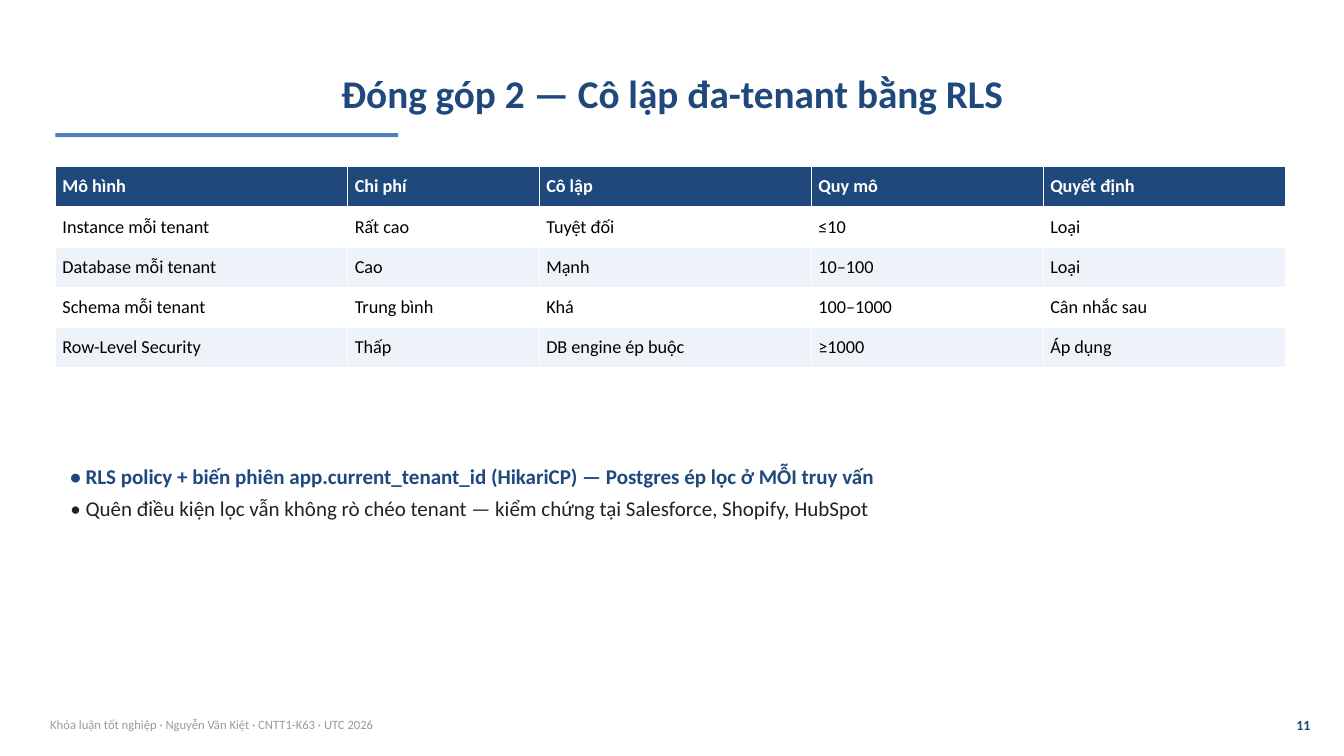
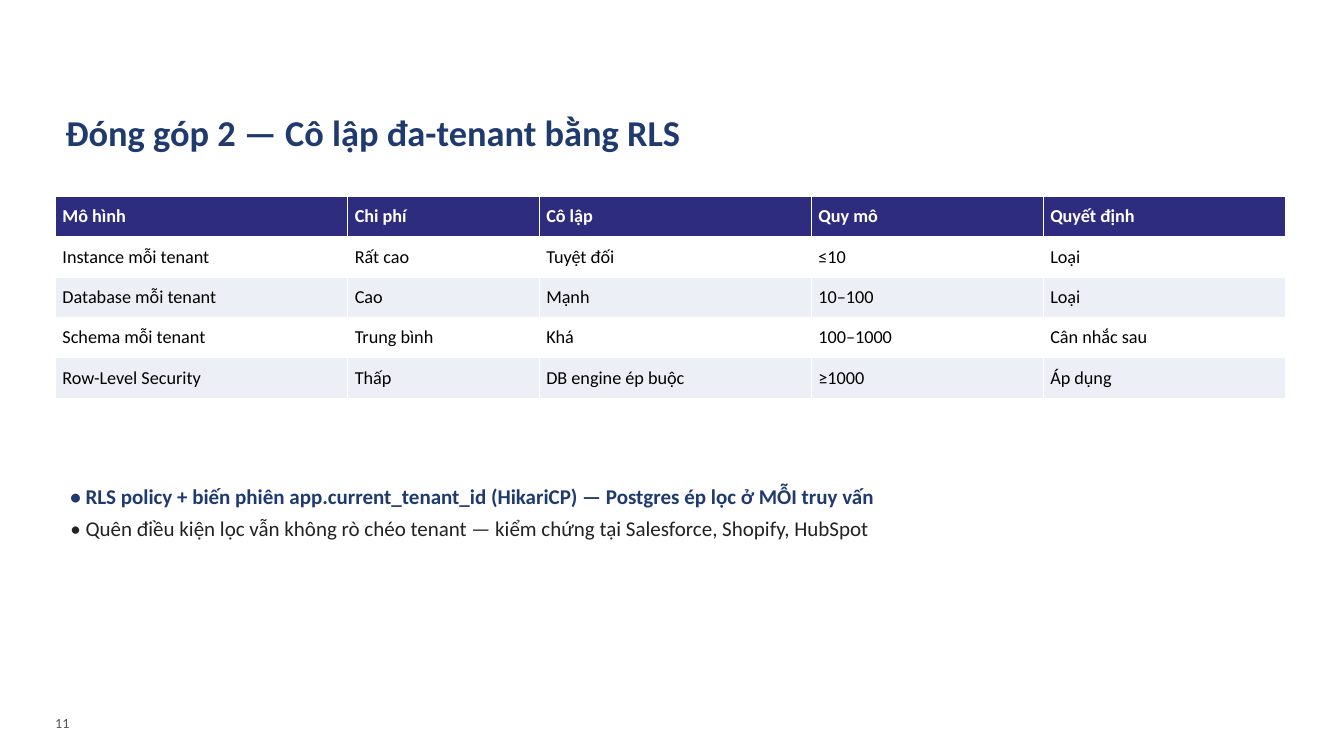
Before and after one commit to VictorAurelius/2026-Kite-Class-Platform, a slide deck: slide 11 of documents/08-thesis/defense/KiteHub-baove-khoaluan-20slide.pptx. Drawn at 1344x756 pixels with LibreOffice and Linux fonts; fonts in the diff are those of the drawing; background and template pictures are left out. Boxes give left, top, right and bottom in pixels: in the first picture for what was removed or moved away, otherwise in the second. Text is boxed around its words. In the diff, an @@ line names an element or a change of style, - is before the commit and + after.

Commit message:
docs(thesis): defense deck v3 — áp thiết kế template UTC + bỏ phụ lục
- Áp 3 ảnh nền template UTC (bìa ảnh trường / nội dung band xanh + logo /
  kết thúc header) vào background cấp slide; tiêu đề đặt dưới band
- Bỏ toàn bộ phụ lục — nội dung trình bày hết ở 22 slide chính
- Verify thị giác bằng mini-renderer PIL (LibreOffice WSL hỏng): bìa + nội
  dung + section đều đúng layout, 0 overflow, 18 ảnh figure thật

```diff
--- a/documents/08-thesis/defense/KiteHub-baove-khoaluan-20slide.pptx
+++ b/documents/08-thesis/defense/KiteHub-baove-khoaluan-20slide.pptx
@@ text "Đóng góp 2 — Cô ...": place and size @@
-text "Đóng góp 2 — Cô ..." at <box>341,76,1003,115</box>
+text "Đóng góp 2 — Cô ..." at <box>65,116,680,153</box>
@@ text "Đóng góp 2 — Cô ..." at <box>65,116,680,153</box>: size 28 to 26 pt, text colour #1F497D to #1F3A6E; alignment centre to left; vertical alignment middle to top @@
@@ rectangle removed at <box>55,133,398,137</box> @@
@@ table at <box>55,197,1286,398</box> @@
@@ fill #1F497D to #2E2C7E in row 1 @@
@@ fill #EEF3FA to #ECEFF6 in 10 cells @@
@@ table: place and size @@
-table at <box>55,166,1286,368</box>
+table at <box>55,197,1286,398</box>
@@ text "• RLS policy + biến ...": place and size @@
-text "• RLS policy + biến ..." at <box>86,467,873,520</box>
+text "• RLS policy + biến ..." at <box>86,487,873,540</box>
@@ text at <box>86,487,873,508</box>: text colour #1F497D to #1F3A6E in "• RLS policy + biến phiên app.current_tenant_id ..." @@
@@ text "11": place and size @@
-text "11" at <box>1296,721,1310,730</box>
+text "11" at <box>55,719,69,728</box>
@@ text "11" at <box>55,719,69,728</box>: text colour #1F497D to #555555, bold off; alignment right to left @@
@@ text removed at <box>50,719,374,731</box> @@
-Khóa luận tốt nghiệp · Nguyễn Văn Kiệt · CNTT1-K63 · UTC 2026
```
Also in this commit, not shown: 21 other slides changed, 5 slides removed, 5 other files.
